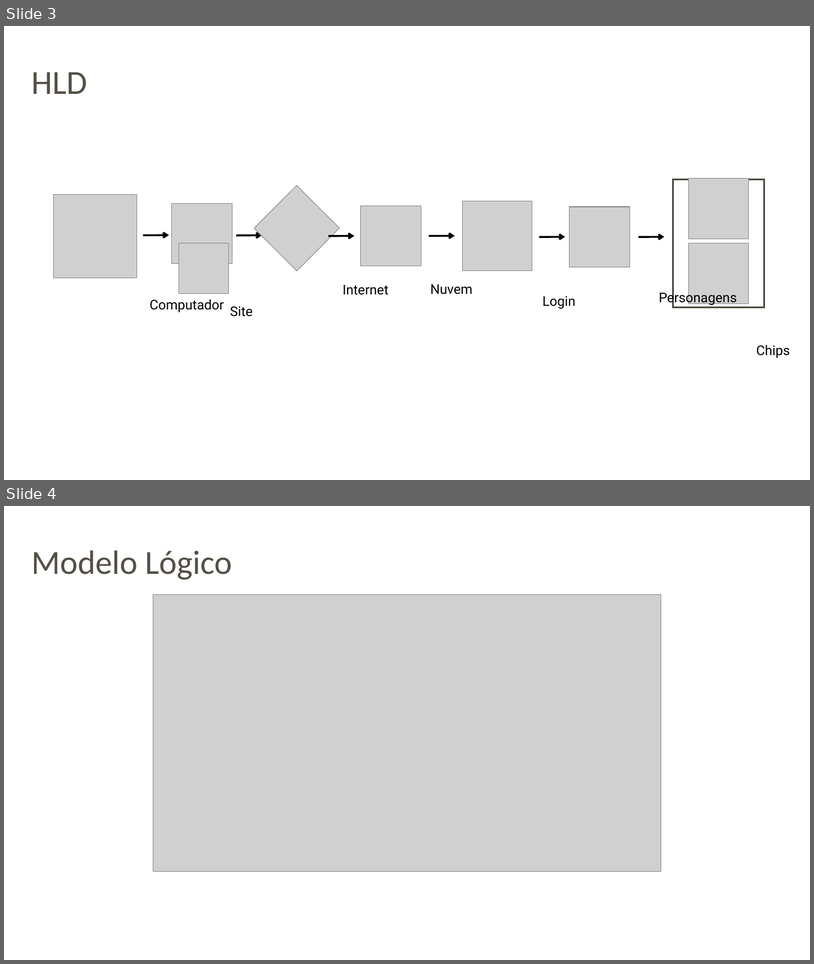
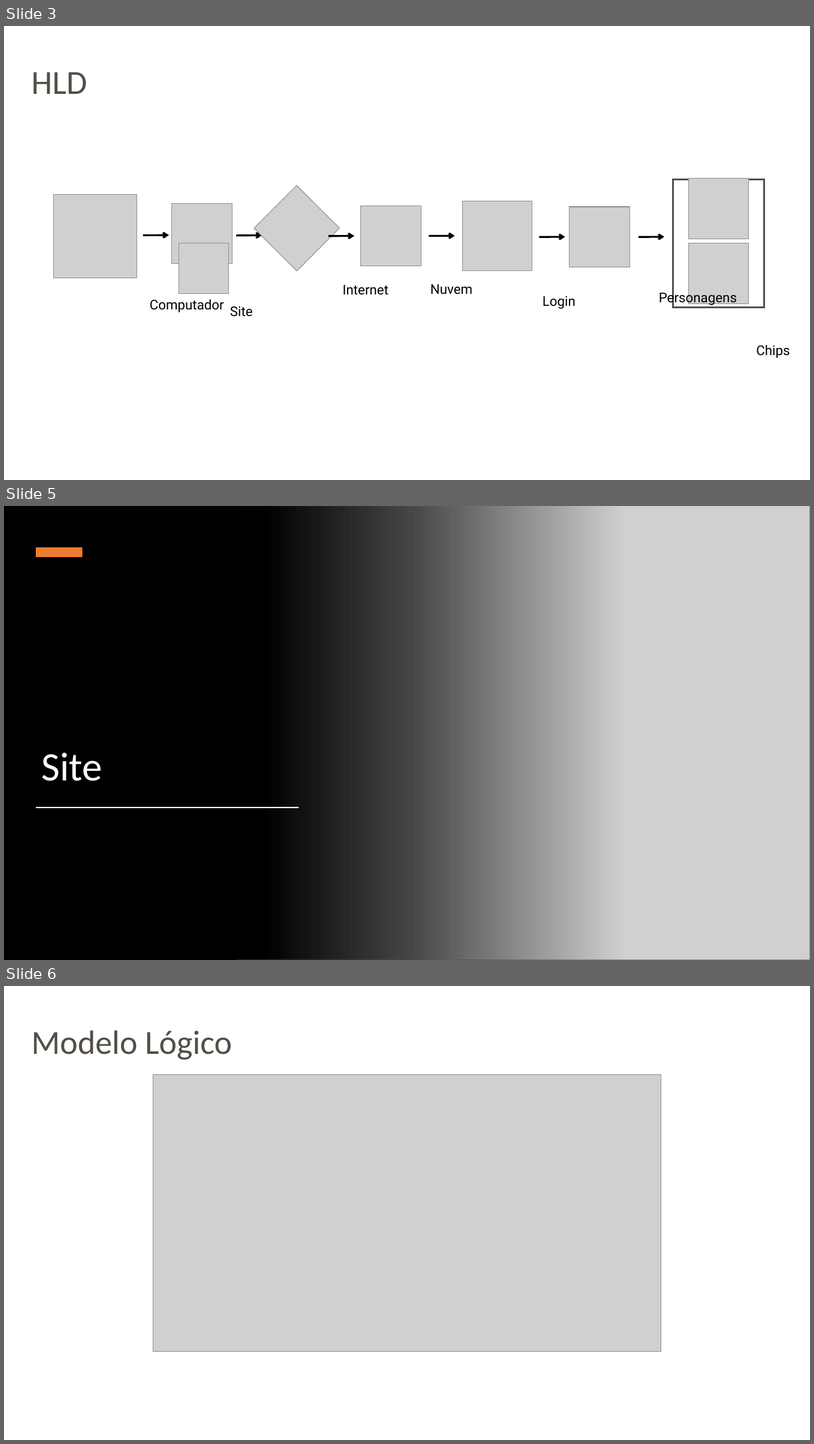
Before and after one commit to bmatheusm/Projeto-individual, a slide deck: Apresentação projeto individual.pptx. Shown one above the other, each under a label of ours: slides 3 and 4 before the commit, slides 3, 5 and 6 after it; the slides between them are not shown. The pictures are 814x964 and 814x1444 pixels, drawn with LibreOffice and Linux fonts; fonts in the diff are those of the drawing; grey boxes stand for pictures; background and template pictures are left out. Boxes give left, top, right and bottom in pixels: in the first picture for what was removed or moved away, otherwise in the second. Text is boxed around its words. In the diff, an @@ line names an element or a change of style, - is before the commit and + after.

```diff
--- a/Apresentação projeto individual.pptx
+++ b/Apresentação projeto individual.pptx
@@ slide 5 added at [4, 506, 810, 960], background #000000 @@
@@ rectangle added at [4, 506, 621, 960], fill gradient #000000 @@
@@ picture added at [237, 506, 810, 960] @@
@@ rectangle added at [36, 547, 83, 557], fill #ED7D31 @@
@@ text added at [42, 752, 102, 781], 48 pt, text #FFFFFF @@
+Site
@@ rectangle added at [36, 807, 299, 808], fill #FFFFFF @@
@@ what was slide 4 is now slide 6 @@
```
Also in this commit, not shown: 1 other slide added, 2 other files.
